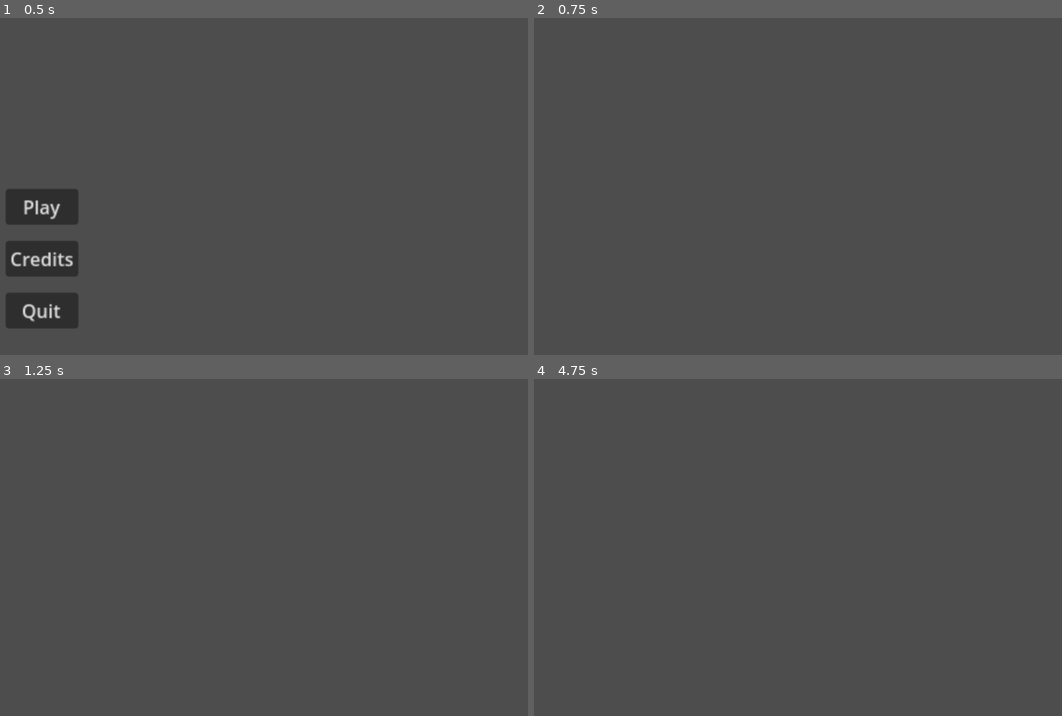
Above: before the commit, frames 1-4 (two rows, left to right).
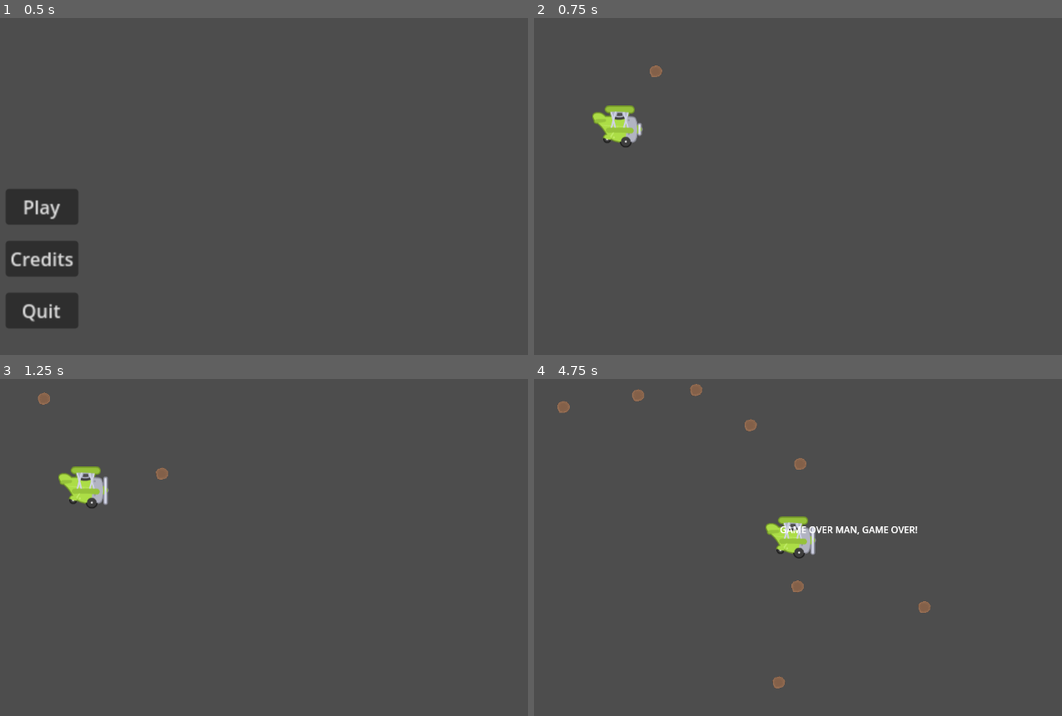
Above: after the commit, the same moments.

Repository: ndkma/genesis
Game: Godot game, scene res://scenes/main_menu/main_menu.tscn
The game is run twice, just before and just after one commit, with the same random seed, the same clock (stepped at 60 frames per second) and the same inputs.
Inputs:
- Up to frame 1 (0.5 s): no input
- Up to frame 2 (0.75 s): click "Play" at 0.5 s
- Up to frame 3 (1.25 s): no input
- Up to frame 4 (4.75 s): tap Enter at 1.25 s; hold Right (ui_right) 1.28-2.03 s; hold Down (ui_down) 2.03-2.78 s; hold Right (ui_right) 2.78-3.53 s; hold Up (ui_up) 3.53-4.28 s; hold Left (ui_left) from 4.28 s (still down)

Frame 1 is identical in both runs. In frame 2, 0.8% of the frame differs, in the area x 11-25%, y 14-39%; in frame 3, 0.9%; in frame 4, 1.6%, in the area x 4-76%, y 1-92%.

Commit message:
feat : create meteor, meteor spawn, game over screen instances

Diff:
--- a/project.godot
+++ b/project.godot
@@ -15,6 +15,11 @@
 config/features=PackedStringArray("4.2", "Mobile")
 config/icon="res://icon.svg"
 
+[autoload]
+
+LevelManager="*res://singletons/level_manager.gd"
+SignalManager="*res://singletons/signal_manager.gd"
+
 [dotnet]
 
 project/assembly_name="Genesis"
--- /dev/null
+++ b/scenes/game_level_one/game_level_one.gd
@@ -0,0 +1,17 @@
+extends Node2D
+
+const GAME_OVER = preload("res://scenes/game_ui/game_over/game_over.tscn")
+
+# Called when the node enters the scene tree for the first time.
+func _ready():
+	SignalManager.game_ended.connect(Callable(self, "show_game_over"))
+
+# Called every frame. 'delta' is the elapsed time since the previous frame.
+func _process(delta):
+	pass
+
+func show_game_over():
+	var game_over_screen = GAME_OVER.instantiate()
+	add_child(game_over_screen)
+	await get_tree().create_timer(3).timeout
+	get_tree().change_scene_to_file(LevelManager.MAIN_MENU_SCENE)
--- a/scenes/game_level_one/game_level_one.tscn
+++ b/scenes/game_level_one/game_level_one.tscn
@@ -1,3 +1,18 @@
-[gd_scene format=3 uid="uid://cyc5bnnbu3p5d"]
+[gd_scene load_steps=5 format=3 uid="uid://cyc5bnnbu3p5d"]
+
+[ext_resource type="PackedScene" uid="uid://d0058ybsakpu7" path="res://scenes/player/player.tscn" id="1_stp4p"]
+[ext_resource type="Script" path="res://scenes/game_level_one/game_level_one.gd" id="1_ta56q"]
+[ext_resource type="PackedScene" uid="uid://b40h3vbe6yo01" path="res://scenes/meteor/meteor.tscn" id="2_r5x07"]
+[ext_resource type="PackedScene" uid="uid://cq8blmx0rsvc7" path="res://scenes/spawner/spawner.tscn" id="4_qra4e"]
 
 [node name="GameLevelOne" type="Node2D"]
+script = ExtResource("1_ta56q")
+
+[node name="Player" parent="." instance=ExtResource("1_stp4p")]
+position = Vector2(175, 252)
+
+[node name="Meteor" parent="." instance=ExtResource("2_r5x07")]
+position = Vector2(218, 132)
+
+[node name="Spawner" parent="." instance=ExtResource("4_qra4e")]
+position = Vector2(81, 82)
--- /dev/null
+++ b/scenes/game_ui/game_over/game_over.tscn
@@ -0,0 +1,16 @@
+[gd_scene format=3 uid="uid://bgerosv0bmrl1"]
+
+[node name="GameOver" type="CanvasLayer"]
+
+[node name="Label" type="Label" parent="."]
+anchors_preset = 14
+anchor_top = 0.5
+anchor_right = 1.0
+anchor_bottom = 0.5
+offset_top = -11.5
+offset_bottom = 11.5
+grow_horizontal = 2
+grow_vertical = 2
+text = "GAME OVER MAN, GAME OVER!"
+horizontal_alignment = 1
+vertical_alignment = 1
--- /dev/null
+++ b/scenes/game_ui/game_ui.gd
@@ -0,0 +1,16 @@
+extends Control
+
+@onready var game_over = $GameOver
+
+
+# Called when the node enters the scene tree for the first time.
+func _ready():
+	SignalManager.player_hit_by_meteor.connect(Callable(self, show_game_over()))
+
+
+# Called every frame. 'delta' is the elapsed time since the previous frame.
+func _process(delta):
+	pass
+
+func show_game_over():
+	game_over.toggle_visibility()
--- /dev/null
+++ b/scenes/game_ui/game_ui.tscn
@@ -0,0 +1,27 @@
+[gd_scene load_steps=2 format=3 uid="uid://dav4eswc6cjk6"]
+
+[ext_resource type="Script" path="res://scenes/game_ui/game_ui.gd" id="1_c8oir"]
+
+[node name="GameUi" type="Control"]
+layout_mode = 3
+anchors_preset = 15
+anchor_right = 1.0
+anchor_bottom = 1.0
+grow_horizontal = 2
+grow_vertical = 2
+script = ExtResource("1_c8oir")
+
+[node name="GameOver" type="Label" parent="."]
+layout_mode = 1
+anchors_preset = 14
+anchor_top = 0.5
+anchor_right = 1.0
+anchor_bottom = 0.5
+offset_top = -11.5
+offset_bottom = 11.5
+grow_horizontal = 2
+grow_vertical = 2
+mouse_filter = 1
+text = "GAME OVER MAN, GAME OVER!"
+horizontal_alignment = 1
+vertical_alignment = 1
--- /dev/null
+++ b/scenes/meteor/meteor.gd
@@ -0,0 +1,13 @@
+extends Area2D
+
+var direction:Vector2 = Vector2(randf_range(0, 1.0), randf_range(0, 1.0))
+@export var speed: float = 200.0
+
+
+func _on_body_entered(body):
+	if body.is_in_group("player"):
+		print("hit emitted!")
+		SignalManager.player_hit_by_meteor.emit()
+
+func _process(delta: float) -> void:
+	position += direction.normalized() * speed * delta
--- /dev/null
+++ b/scenes/meteor/meteor.tscn
@@ -0,0 +1,18 @@
+[gd_scene load_steps=4 format=3 uid="uid://b40h3vbe6yo01"]
+
+[ext_resource type="Script" path="res://scenes/meteor/meteor.gd" id="1_udxgq"]
+[ext_resource type="Texture2D" uid="uid://b8wr42fjsqo6h" path="res://assets/meteors/spaceMeteors_001.png" id="1_wbndh"]
+
+[sub_resource type="CircleShape2D" id="CircleShape2D_q87eu"]
+
+[node name="Meteor" type="Area2D"]
+script = ExtResource("1_udxgq")
+
+[node name="Sprite2D" type="Sprite2D" parent="."]
+scale = Vector2(0.1, 0.1)
+texture = ExtResource("1_wbndh")
+
+[node name="CollisionShape2D" type="CollisionShape2D" parent="."]
+shape = SubResource("CircleShape2D_q87eu")
+
+[connection signal="body_entered" from="." to="." method="_on_body_entered"]
--- a/scenes/player/player.gd
+++ b/scenes/player/player.gd
@@ -8,6 +8,7 @@
 func _ready():
 	plane_move_anim.play("side")
 	engine_audio.play()
+	SignalManager.player_hit_by_meteor.connect(Callable(self, "die"))
 
 func get_input():
 	var input_direction = Input.get_vector("ui_left", "ui_right", "ui_up", "ui_down")
@@ -24,3 +25,9 @@
 func _physics_process(delta):
 	get_input()
 	move_and_slide()
+
+func die() -> void:
+	set_physics_process(false)
+	plane_move_anim.stop()
+	engine_audio.stop()
+	SignalManager.game_ended.emit()
--- a/scenes/player/player.tscn
+++ b/scenes/player/player.tscn
@@ -36,7 +36,7 @@
 [sub_resource type="CircleShape2D" id="CircleShape2D_qxrkc"]
 radius = 39.1152
 
-[node name="Player" type="CharacterBody2D"]
+[node name="Player" type="CharacterBody2D" groups=["player"]]
 script = ExtResource("1_u67at")
 
 [node name="AnimatedSprite2D" type="AnimatedSprite2D" parent="."]
--- /dev/null
+++ b/scenes/spawner/spawner.gd
@@ -0,0 +1,11 @@
+extends Node2D
+
+const METEOR = preload("res://scenes/meteor/meteor.tscn")
+@onready var timer = $Timer
+
+func spawn_meteor() -> void:
+	var meteor = METEOR.instantiate()
+	add_child(meteor)
+
+func _on_timer_timeout():
+	spawn_meteor()
--- /dev/null
+++ b/scenes/spawner/spawner.tscn
@@ -0,0 +1,12 @@
+[gd_scene load_steps=2 format=3 uid="uid://cq8blmx0rsvc7"]
+
+[ext_resource type="Script" path="res://scenes/spawner/spawner.gd" id="1_5uyir"]
+
+[node name="Spawner" type="Node2D"]
+script = ExtResource("1_5uyir")
+
+[node name="Timer" type="Timer" parent="."]
+wait_time = 0.5
+autostart = true
+
+[connection signal="timeout" from="Timer" to="." method="_on_timer_timeout"]
--- /dev/null
+++ b/singletons/signal_manager.gd
@@ -0,0 +1,4 @@
+extends Node
+
+signal player_hit_by_meteor
+signal game_ended
Binary file added: assets/meteors/spaceMeteors_001.png
Not shown, added: assets/meteors/spaceMeteors_001.png.import
Binary file added: assets/meteors/spaceMeteors_002.png
Not shown, added: assets/meteors/spaceMeteors_002.png.import
Binary file added: assets/meteors/spaceMeteors_003.png
Not shown, added: assets/meteors/spaceMeteors_003.png.import
Binary file added: assets/meteors/spaceMeteors_004.png
Not shown, added: assets/meteors/spaceMeteors_004.png.import
